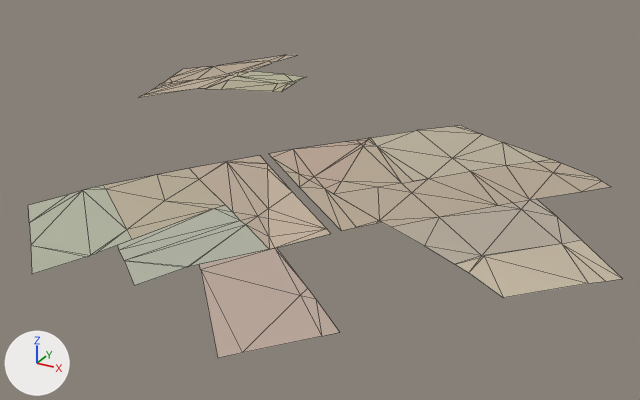
Two versions of the glTF model assets/malta/countryside/farm_-3_12_soil.glb, one commit apart.
Both versions are drawn from a 50 mm camera at (605.0, -865.0, 459.0) aimed at (268.0, -254.0, 154.0). Every picture has the same lights, and +X, +Y and +Z are marked at lower left. The picture after the commit comes second. Mesh edges are drawn as thin lines. Vertices at exactly the same position are counted once.

Names of what the first picture shows: 'geometry_0'.
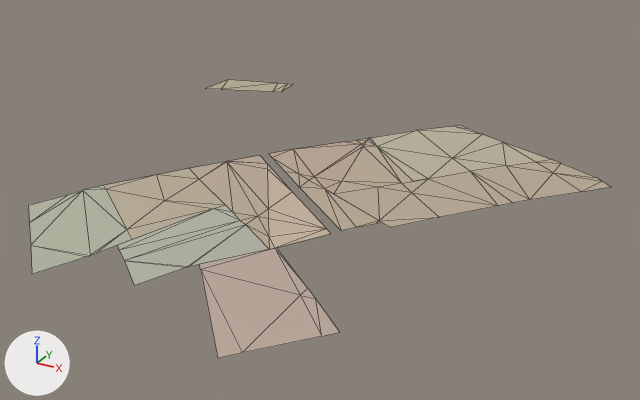
What differs and where, as boxes (x1, y1, x2, y2) in the pictures (640 x 400 px):
'geometry_0', reshaped (8% shorter): before (28, 55, 623, 358); after (28, 80, 611, 358)
part 1 of me_geometry_0, deleted (beige): before (140, 55, 305, 97)
part 2 of me_geometry_0, deleted: before (391, 199, 623, 298)

Edits to the bpy script that builds the scene:
```text
Change me_geometry_0:
    used by ob_geometry_0; location = (0.0, 0.0, 0.0)
    remove me_geometry_0.from_pydata(...)  # 167 vertices, 214 faces; spans x -60.0..540.0, y -550.0..47.0, z 166.0..214.0
    add me_geometry_0.from_pydata(...)  # 119 vertices, 147 faces; spans x 68.0..504.0, y -550.0..-90.0, z 185.0..212.0
    me_geometry_0 part 1
    33 vertices are removed from x -60.0..145.0, y -157.0..47.0, z 166.0..197.0
    44 faces are deleted
    me_geometry_0 part 2
    15 vertices are removed from x 423.0..540.0, y -437.0..-297.0, z 210.0..214.0
    23 faces are deleted
```
